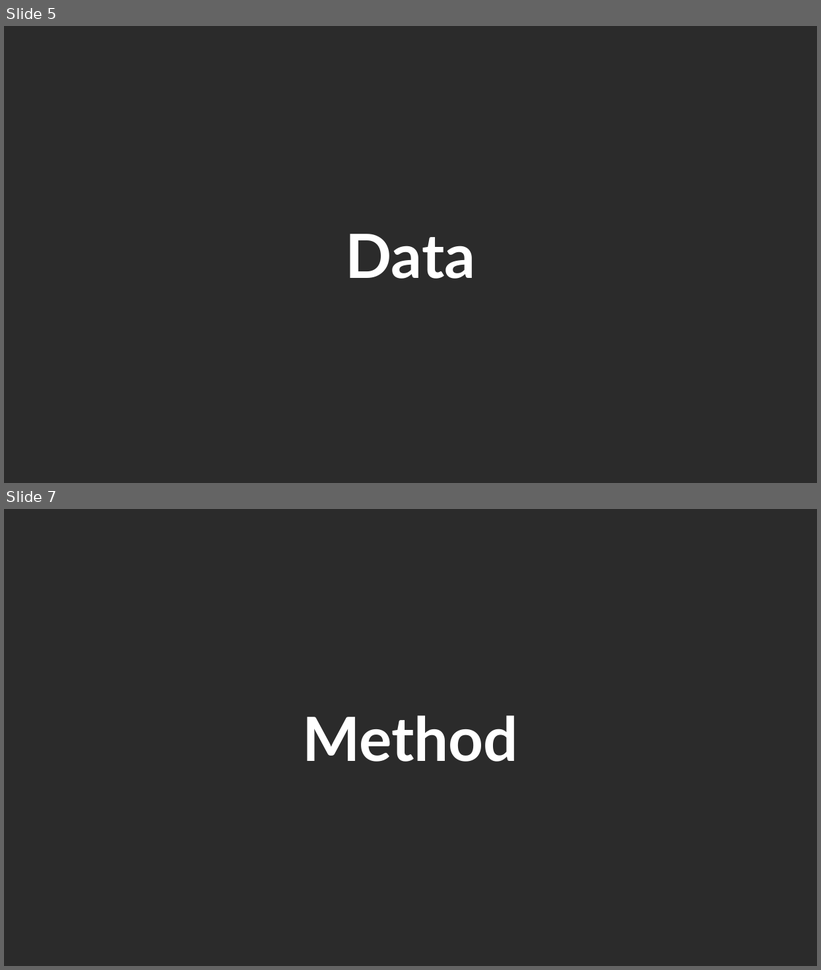
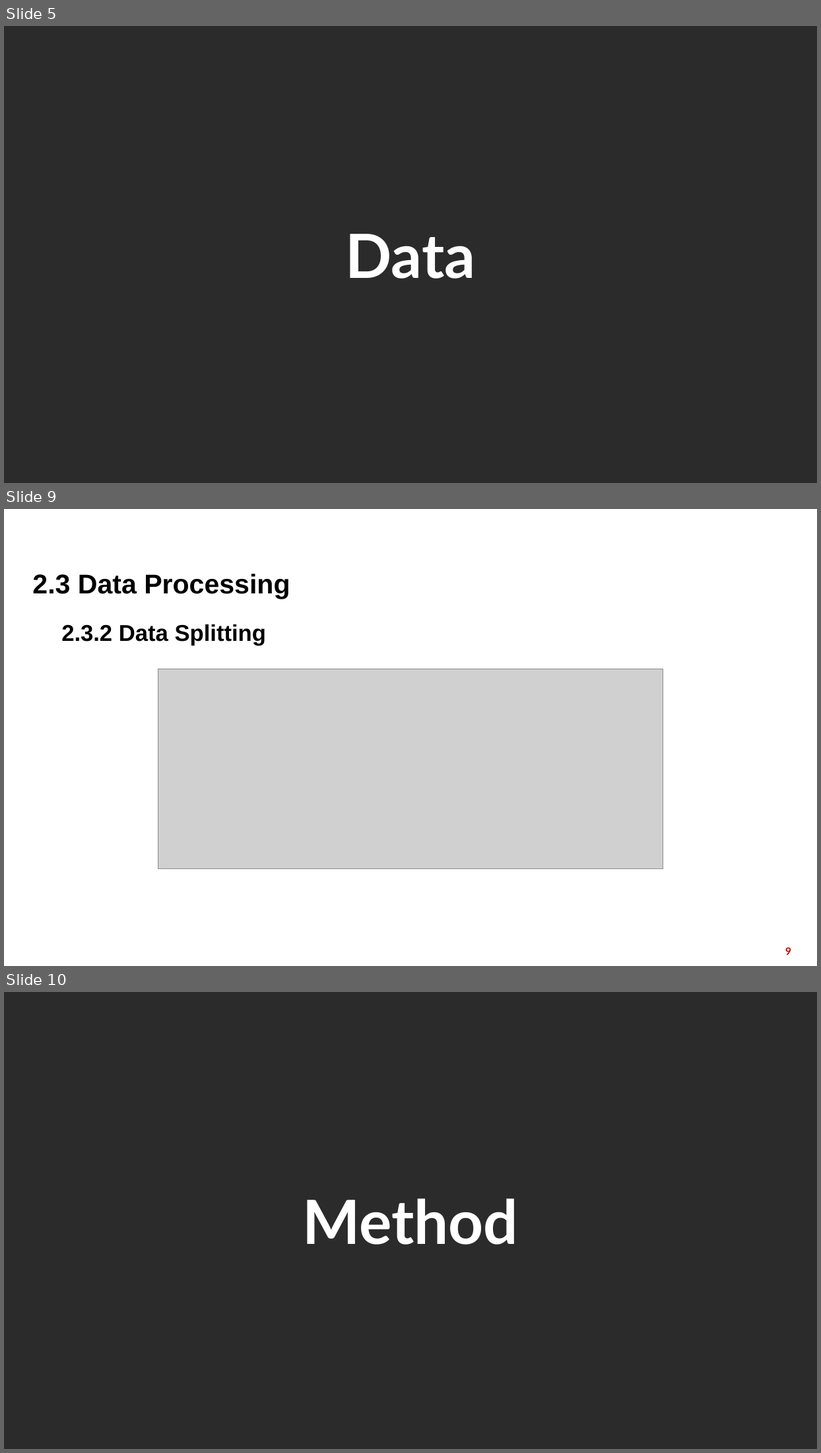
Before and after one commit to DoanNgocCuong/BasicTasksLearning_RecommenderSystem, a slide deck: report_slide/OTTO_WebMining.pptx. Shown one above the other, each under a label of ours: slides 5 and 7 before the commit, slides 5, 9 and 10 after it; the slides between them are not shown. The pictures are 821x970 and 821x1453 pixels, drawn with LibreOffice and Linux fonts; fonts in the diff are those of the drawing; grey boxes stand for pictures; background and template pictures are left out; a plain dark background stands for a picture behind light text. Boxes give left, top, right and bottom in pixels: in the first picture for what was removed or moved away, otherwise in the second. Text is boxed around its words. In the diff, an @@ line names an element or a change of style, - is before the commit and + after.

```diff
--- a/report_slide/OTTO_WebMining.pptx
+++ b/report_slide/OTTO_WebMining.pptx
@@ slide 9 added at box(4, 509, 817, 966), background picture (left out) @@
@@ text added at box(32, 574, 290, 599), 32 pt, text #000000, bold @@
+2.3 Data Processing
@@ title added at box(78, 574, 137, 594), 36 pt, text #FFFFFF, bold @@
+Data
@@ text added at box(61, 625, 266, 646), 27 pt, text #000000, bold @@
+2.3.2 Data Splitting
@@ picture added at box(158, 669, 663, 869) @@
@@ page number added at box(785, 947, 791, 955), 12 pt, text #C00000, bold @@
+9
@@ what was slide 7 is now slide 10 @@
```
Also in this commit, not shown: 4 slides changed, 16 other slides added, 6 slides removed, 1 other file.
